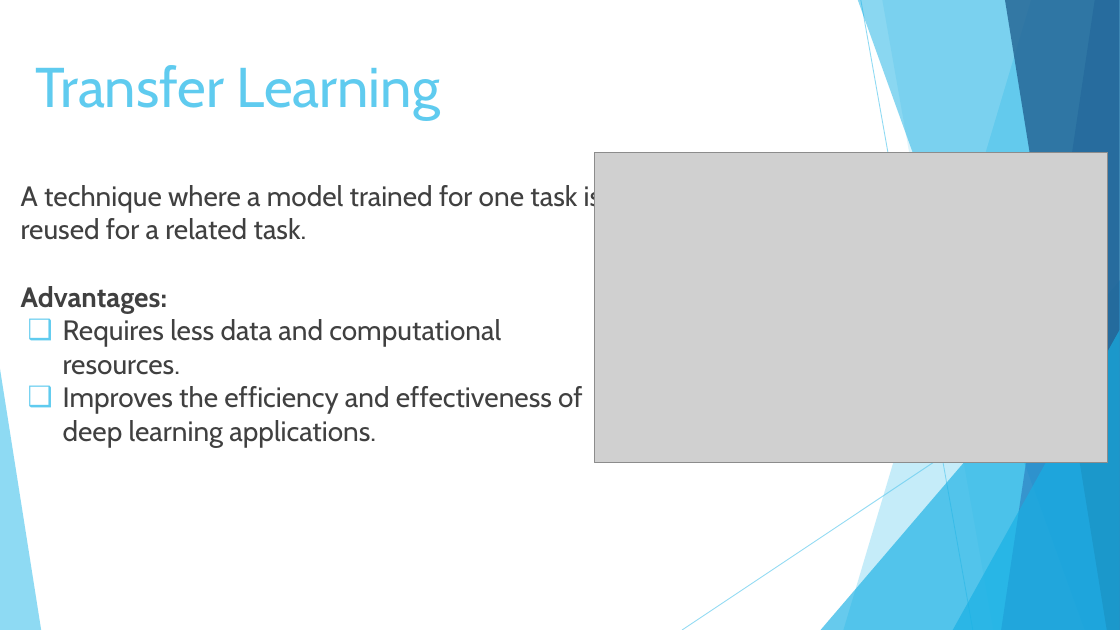
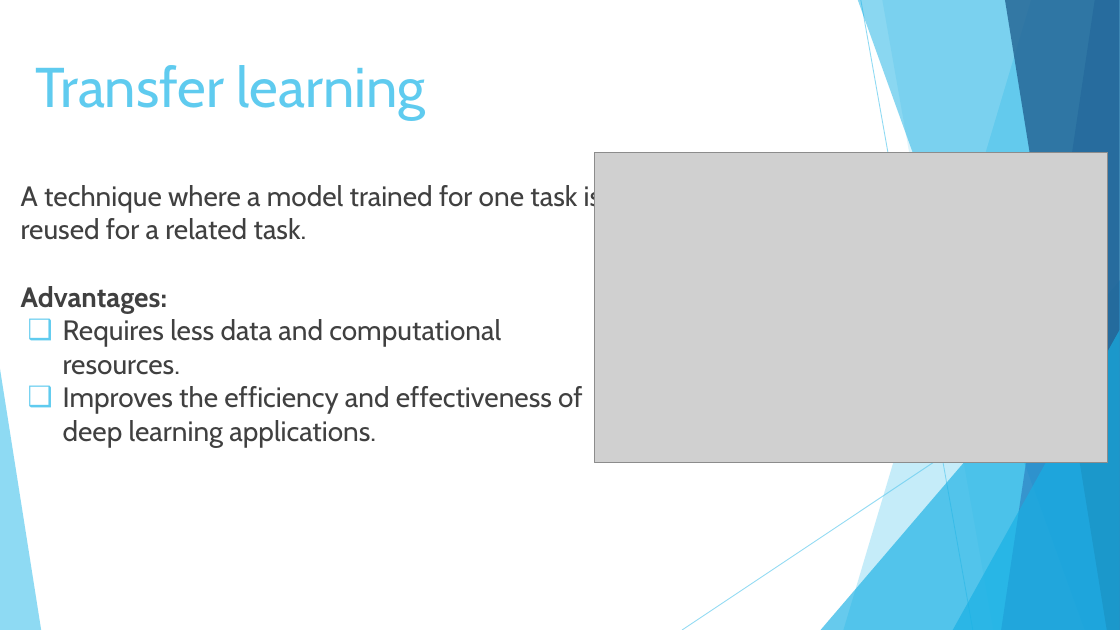
Before and after one commit to NitzanEz/Final-Project, a slide deck: slide 10 of Final presentation Phase A-24-2-R-8.pptx. Drawn at 1120x630 pixels with LibreOffice and Linux fonts; fonts in the diff are those of the drawing; grey boxes stand for pictures. Boxes give left, top, right and bottom in pixels: in the first picture for what was removed or moved away, otherwise in the second. Text is boxed around its words. In the diff, an @@ line names an element or a change of style, - is before the commit and + after.

```diff
--- a/Final presentation Phase A-24-2-R-8.pptx
+++ b/Final presentation Phase A-24-2-R-8.pptx
@@ title at bbox=[36, 65, 426, 120]: text changed @@
-Transfer Learning
+Transfer learning
```
Also in this commit, not shown: 5 other slides changed.
